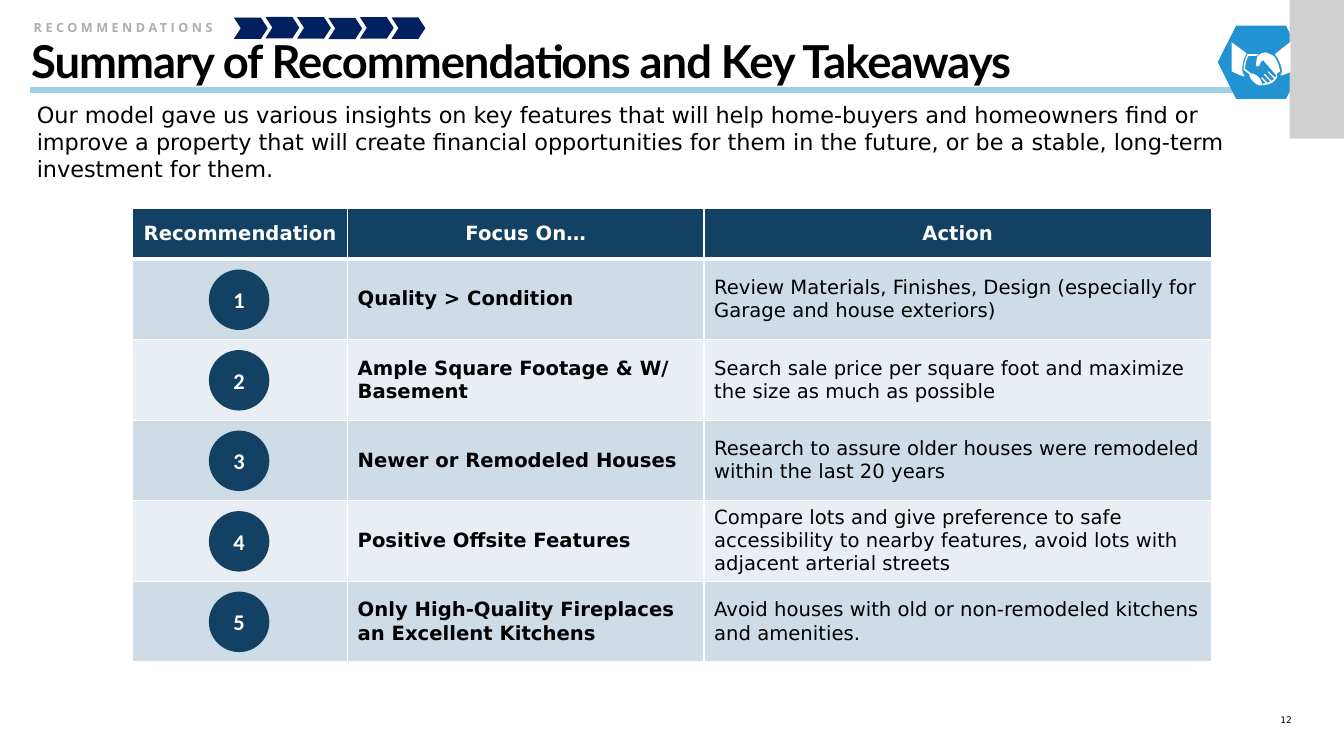
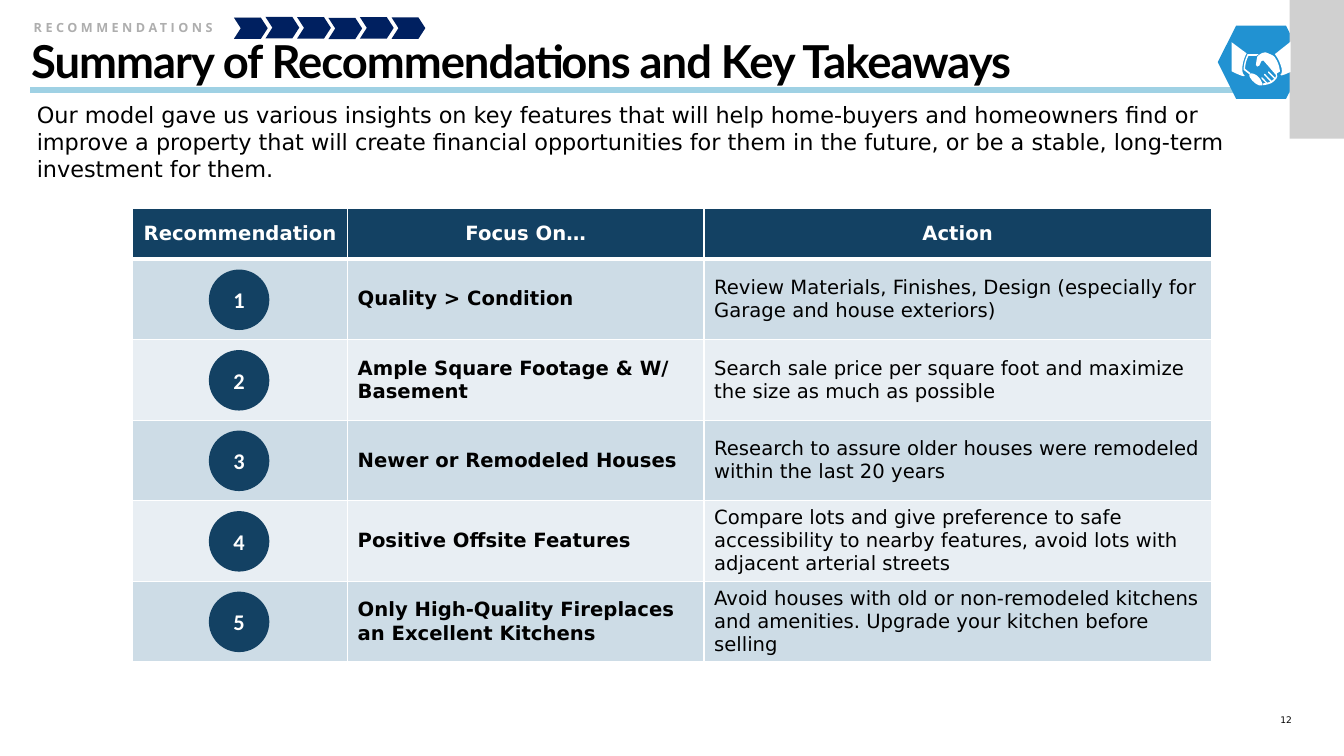
Before and after one commit to farahmalik11/project-2, a slide deck: slide 12 of Housing_Data_Exploration_SalePrice_Predictors.pptx. Drawn at 1344x756 pixels with LibreOffice and Linux fonts; fonts in the diff are those of the drawing; grey boxes stand for pictures. Boxes give left, top, right and bottom in pixels: in the first picture for what was removed or moved away, otherwise in the second. Text is boxed around its words. In the diff, an @@ line names an element or a change of style, - is before the commit and + after.

```diff
--- a/Housing_Data_Exploration_SalePrice_Predictors.pptx
+++ b/Housing_Data_Exploration_SalePrice_Predictors.pptx
@@ table at (x1=133, y1=209, x2=1212, y2=662) @@
-row 6, column 3: Avoid houses with old or non-remodeled kitchens and amenities.
+row 6, column 3: Avoid houses with old or non-remodeled kitchens and amenities. Upgrade your kitchen before selling
```
Also in this commit, not shown: 2 other slides changed, 1 other file.
